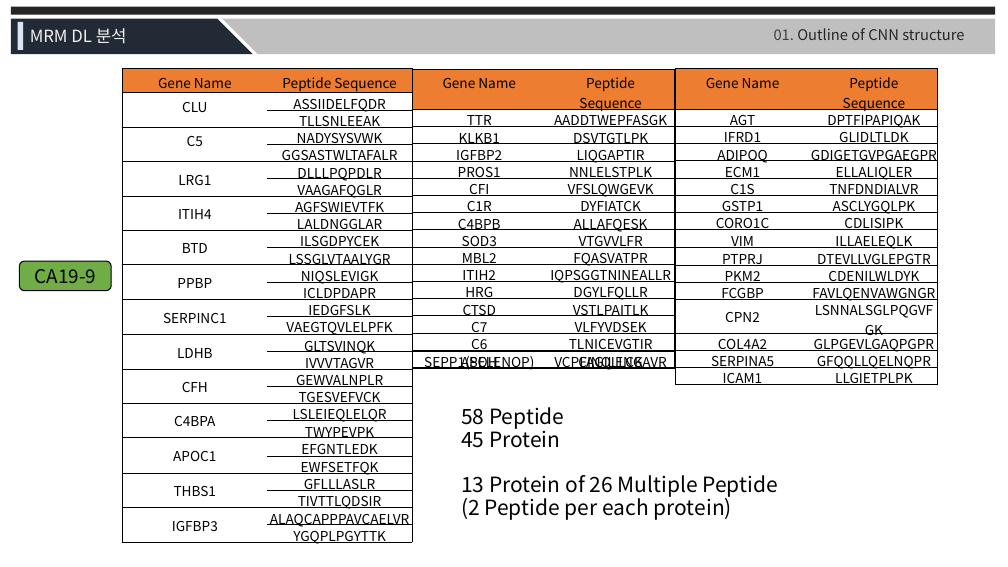
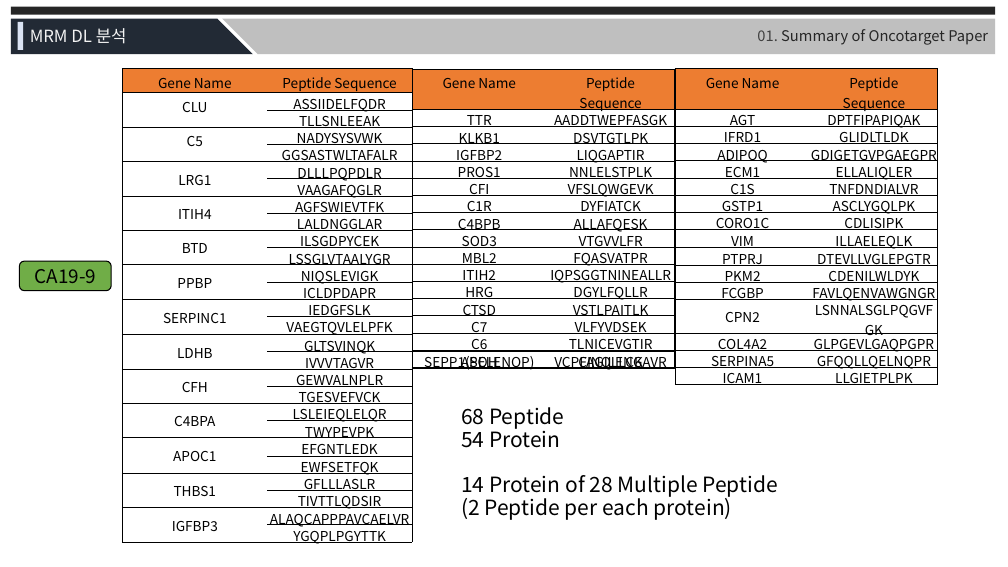
Before and after one commit to JaneeChoi/Biostatistics, a slide deck: slide 5 of MRM/Presentation Slides/MRM_DL_210819.pptx (slide 4 before the commit). Drawn at 1008x567 pixels with LibreOffice and Linux fonts; fonts in the diff are those of the drawing. Boxes give left, top, right and bottom in pixels: in the first picture for what was removed or moved away, otherwise in the second. Text is boxed around its words. In the diff, an @@ line names an element or a change of style, - is before the commit and + after.

```diff
--- a/MRM/Presentation Slides/MRM_DL_210819.pptx
+++ b/MRM/Presentation Slides/MRM_DL_210819.pptx
@@ text at (x1=757, y1=29, x2=988, y2=45): text changed @@
-01. Outline of CNN structure
+01. Summary of Oncotarget Paper
@@ text at (x1=461, y1=407, x2=698, y2=497): text changed @@
-58 Peptide
-45 Protein
-13 Protein of 26 Multiple Peptide
+68 Peptide
+54 Protein
+14 Protein of 28 Multiple Peptide
```
Also in this commit, not shown: 9 other slides changed, 5 slides added, 12 slides removed, 7 other files.
